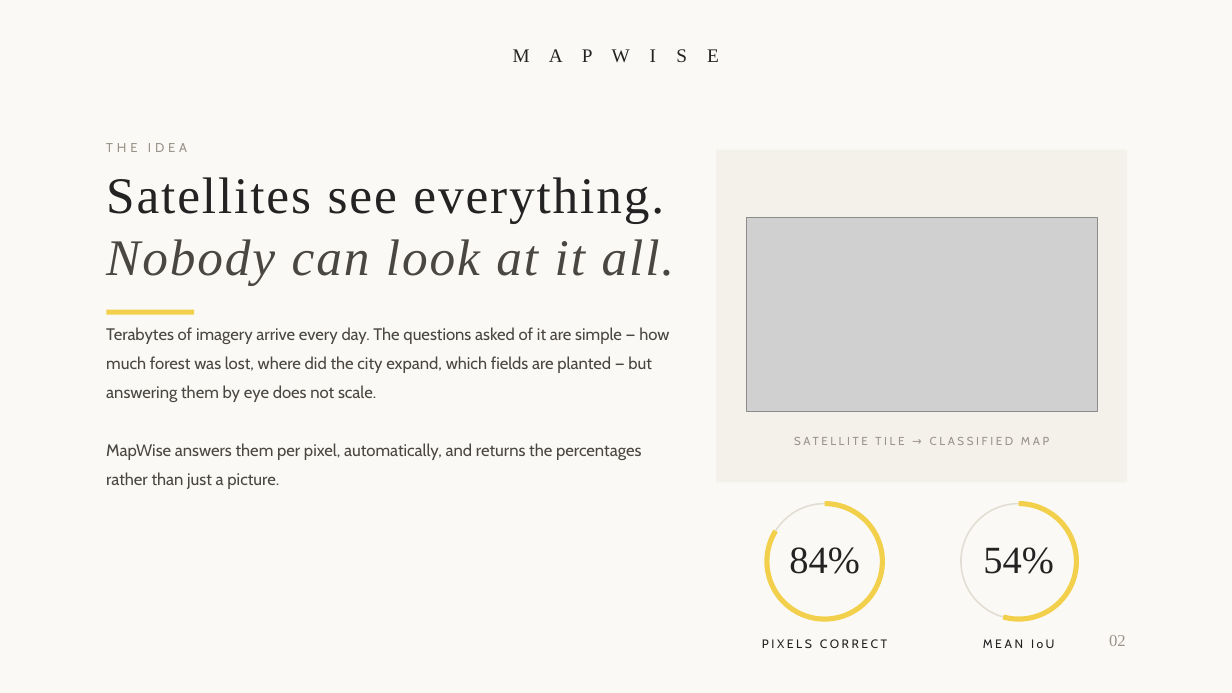
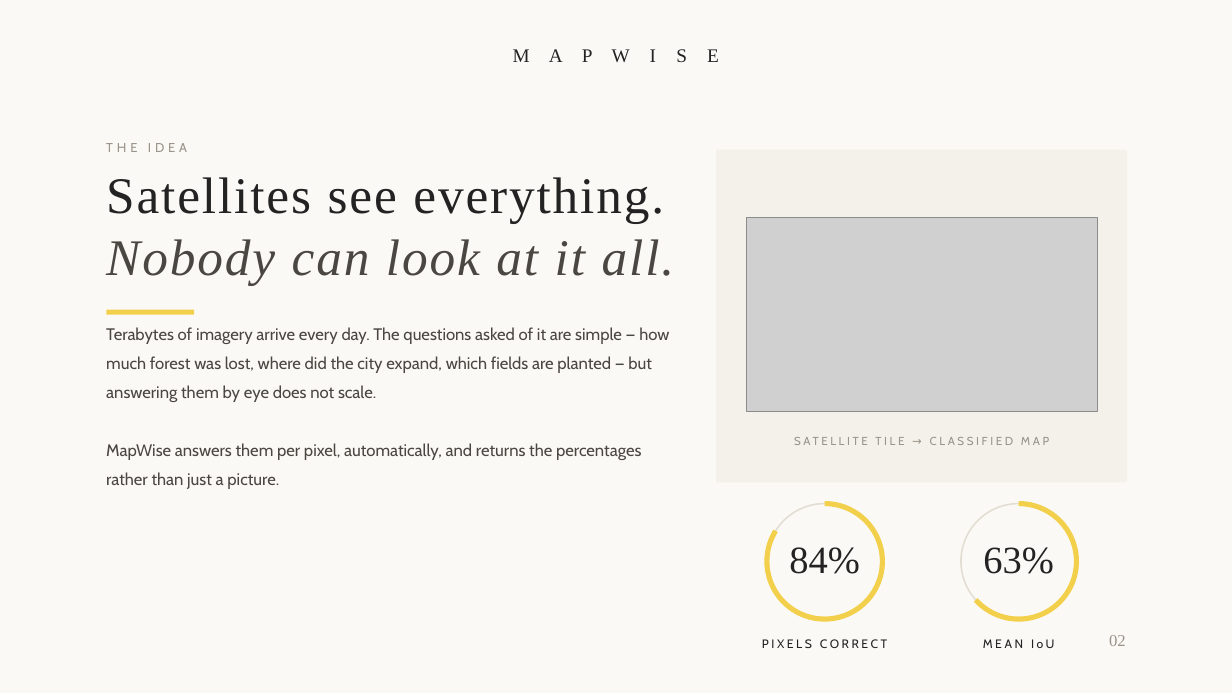
Before and after one commit to Priyanshu-Singh-git/mapwise, a slide deck: slide 2 of presentation/mapwise_deck.pptx. Drawn at 1232x693 pixels with LibreOffice and Linux fonts; fonts in the diff are those of the drawing; grey boxes stand for pictures. Boxes give left, top, right and bottom in pixels: in the first picture for what was removed or moved away, otherwise in the second. Text is boxed around its words. In the diff, an @@ line names an element or a change of style, - is before the commit and + after.

```diff
--- a/presentation/mapwise_deck.pptx
+++ b/presentation/mapwise_deck.pptx
@@ arc (boxed as its full ellipse) at box(961, 504, 1077, 619): proportions changed @@
@@ text at box(983, 547, 1054, 574): text changed @@
-54%
+63%
```
Also in this commit, not shown: 1 other slide changed, 11 other files.
